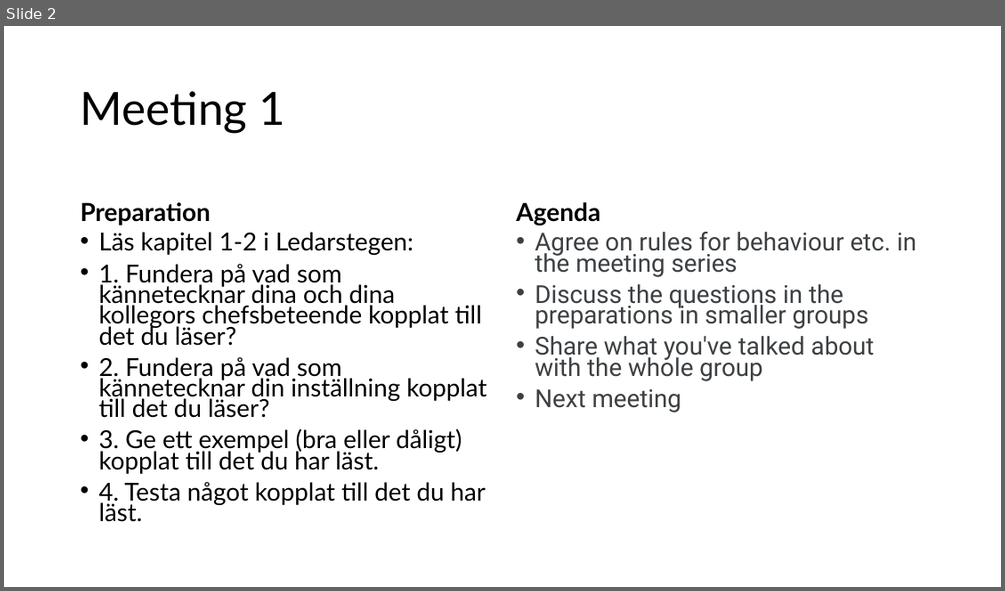
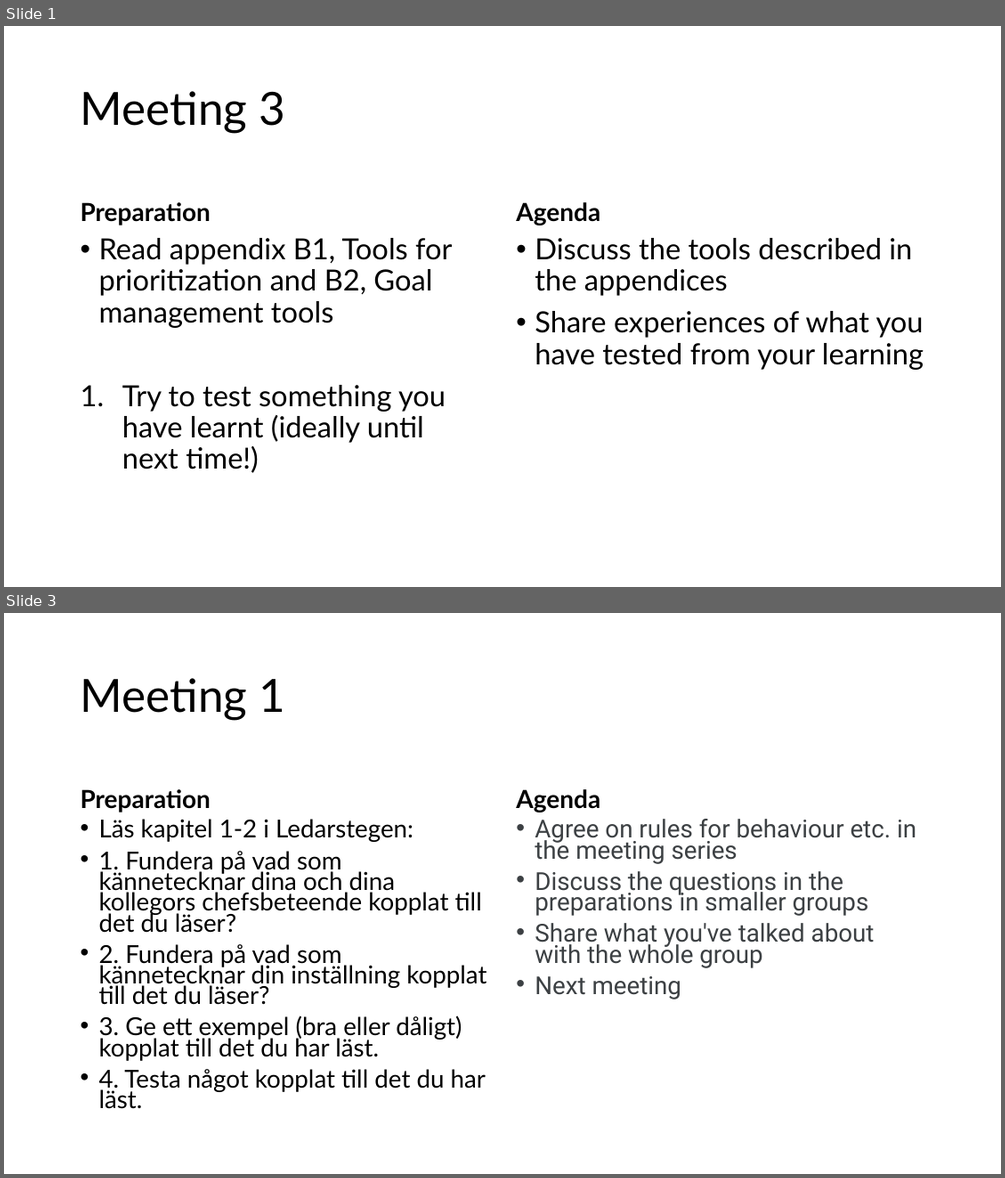
Before and after one commit to lurra/lean, a slide deck: book-club/book-club-meetings.pptx. Shown one above the other, each under a label of ours: slide 2 before the commit, slides 1 and 3 after it; the slides between them are not shown. The pictures are 1005x591 and 1005x1178 pixels, drawn with LibreOffice and Linux fonts; fonts in the diff are those of the drawing. Boxes give left, top, right and bottom in pixels: in the first picture for what was removed or moved away, otherwise in the second. Text is boxed around its words. In the diff, an @@ line names an element or a change of style, - is before the commit and + after.

Commit message:
Shorter meetin 2, add meeting 3

```diff
--- a/book-club/book-club-meetings.pptx
+++ b/book-club/book-club-meetings.pptx
@@ slide 1 added at bbox=[4, 26, 1001, 587], background #FFFFFF @@
@@ title added at bbox=[81, 91, 286, 133], 44 pt, text #000000 @@
+Meeting 3
@@ text added at bbox=[81, 202, 210, 225], 24 pt, text #000000, bold @@
+Preparation
@@ text added at bbox=[516, 202, 600, 225], 24 pt, text #000000, bold @@
+Agenda
@@ text added at bbox=[99, 238, 452, 473], 28 pt, text #000000 @@
+• Read appendix B1, Tools for prioritization and B2, Goal management tools
+1. Try to test something you have learnt (ideally until next time!)
@@ text added at bbox=[534, 238, 923, 370], 28 pt, text #000000 @@
+• Discuss the tools described in the appendices
+• Share experiences of what you have tested from your learning
@@ what was slide 2 is now slide 3 @@
```
Also in this commit, not shown: 1 slide changed.
